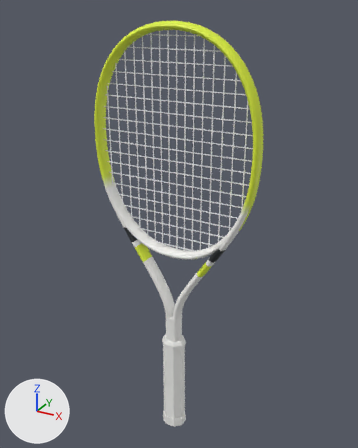
What one commit did to the glTF model assets/realistic/tecnifibre-fire-300-2026.glb.
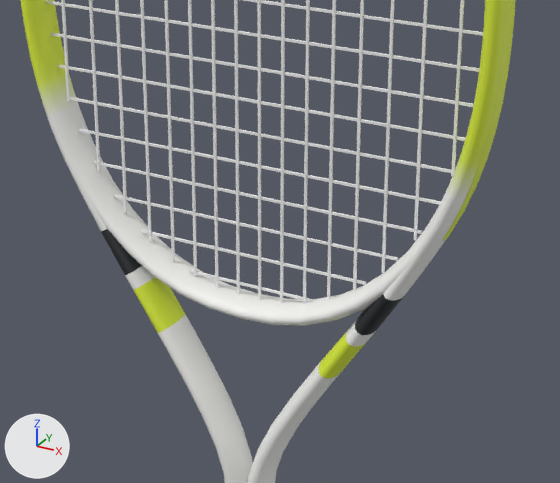
The first picture shows the older version from a 50 mm camera at (0.345, -0.609, 0.703) aimed at (-0.002, 0.021, 0.388). The close-ups show the older and then the newer version on the part from 25% to 78% of the width and 33% to 70% of the height of that picture. Only the edits that show in the close-ups are written down. The lights are fixed; the arrows at lower left show +X, +Y and +Z. Where no turn or scale is listed for an object, it has been applied to the vertices. Vertices at exactly the same position are counted once.

Objects in the first close-up: 'frame', 'grommets', 'strings_crosses', 'strings_mains'.
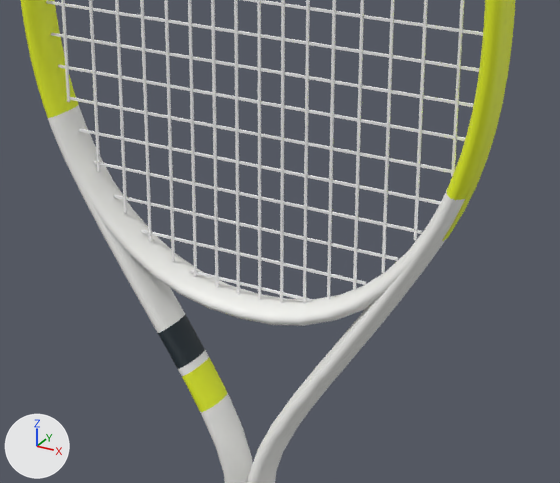
The change in detail:
me_frame has 1784 vertices, 3508 faces and spans x -0.134..0.134, y -0.012..0.012, z -0.254..0.254.
me_frame is used by ob_frame; location (0.0, 0.0, 0.4319).
me_frame part 1: 288 of 1784 vertices moved; they spanned x -0.089..0.089, y -0.012..0.012, z -0.138..-0.052 and now span x -0.087..0.087, y -0.012..0.012, z -0.153..-0.055; mean shift (0.0, 0.0, -0.021); largest move (-0.063, 0.011, -0.084) -> (-0.042, 0.011, -0.115).
me_frame part 2: 2016 faces centred in x -0.134..0.134, y -0.012..0.012, z -0.132..0.254 are repainted in the vertex colours; the middle colour goes from yellow #dff23b to yellow #e8f522.
me_frame part 3: 192 faces centred in x -0.088..0.088, y -0.012..0.012, z -0.081..-0.053 are repainted in the vertex colours; the middle colour goes from black #22262a to white #f3f3f0.

Boxes (x1, y1, x2, y2) around the edits, measured in the close-ups (560 x 483 px; the box of a moved part takes in the faces that stretch with it):
part 1 of me_frame, moved or reshaped
    both: (85, 200, 423, 439)
part 2 of me_frame, recoloured
    before: (21, 0, 499, 384)
    after: (21, 0, 499, 412)
part 3 of me_frame, recoloured
    before: (101, 229, 404, 335)
    after: (105, 234, 399, 378)
